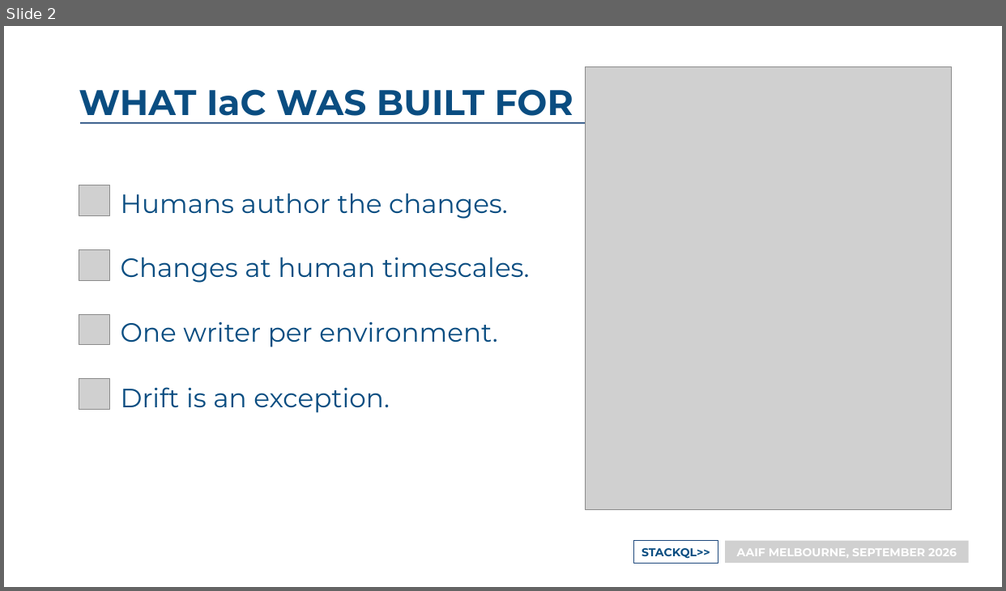
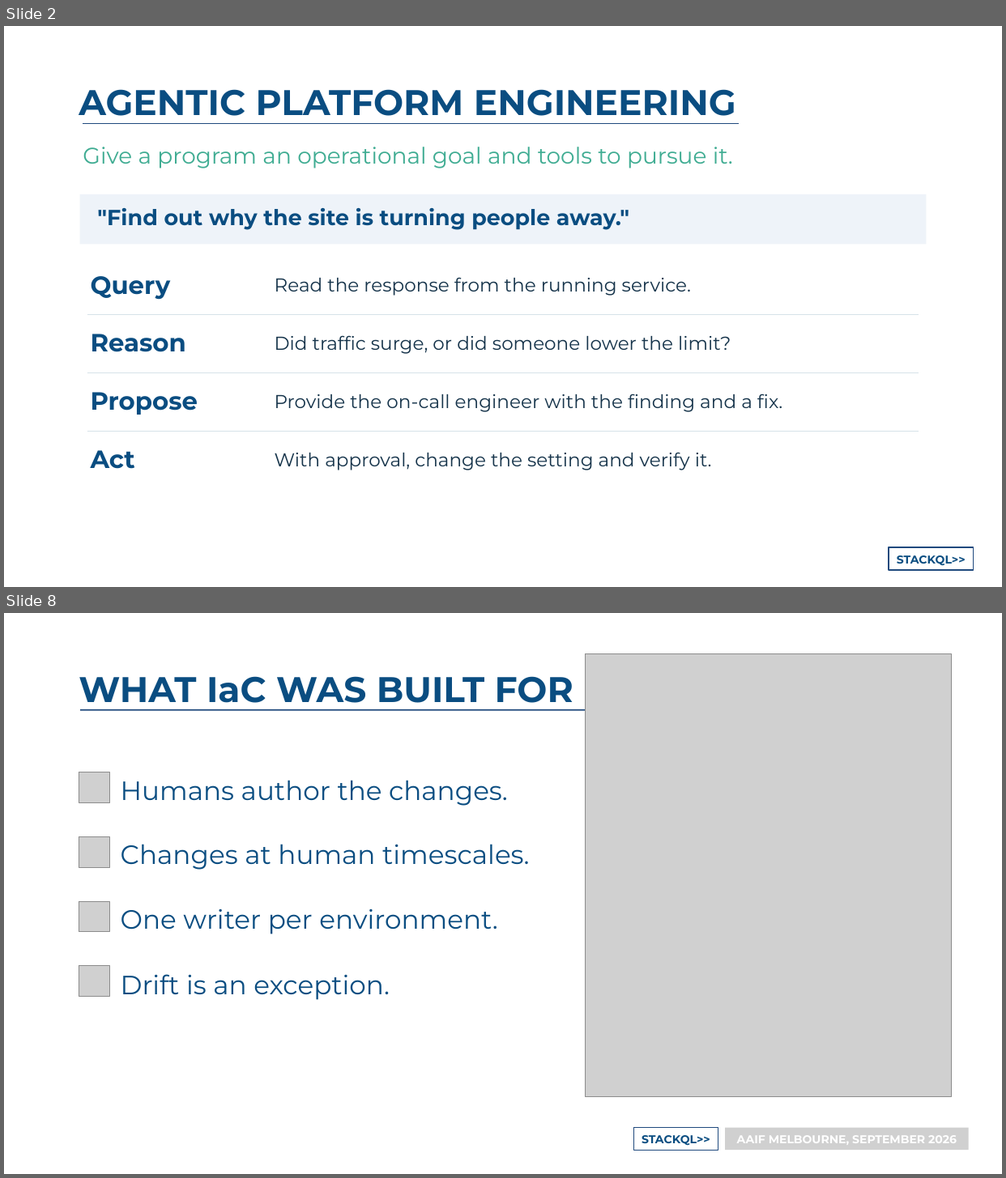
Before and after one commit to stackql-labs/agentic-platform-engineering, a slide deck: 12-26 AI Engineer/presentation/Query Before Mutation - AI Engineer Sydney 2026.pptx. Shown one above the other, each under a label of ours: slide 2 before the commit, slides 2 and 8 after it; the slides between them are not shown. The pictures are 1006x591 and 1006x1178 pixels, drawn with LibreOffice and Linux fonts; fonts in the diff are those of the drawing; grey boxes stand for pictures. Boxes give left, top, right and bottom in pixels: in the first picture for what was removed or moved away, otherwise in the second. Text is boxed around its words. In the diff, an @@ line names an element or a change of style, - is before the commit and + after.

```diff
--- a/12-26 AI Engineer/presentation/Query Before Mutation - AI Engineer Sydney 2026.pptx
+++ b/12-26 AI Engineer/presentation/Query Before Mutation - AI Engineer Sydney 2026.pptx
@@ slide 2 added at <box>4,26,1002,587</box>, background #FFFFFF @@
@@ text added at <box>79,89,736,124</box>, 56.5 pt, text #0A4D81, bold @@
+AGENTIC PLATFORM ENGINEERING
@@ line added from (83, 123) to (739, 123), #1F497D 2.25 pt @@
@@ text added at <box>83,147,733,169</box>, 36 pt, text #3FAC92 @@
+Give a program an operational goal and tools to pursue it.
@@ rectangle added at <box>80,194,926,244</box>, fill #EEF3F9 @@
@@ text added at <box>97,208,629,230</box>, 34.6 pt, text #0A4D81, bold @@
+"Find out why the site is turning people away."
@@ text added at <box>91,276,171,300</box>, 39.6 pt, text #0A4D81, bold @@
+Query
@@ text added at <box>275,277,691,296</box>, 29.7 pt, text #15334A @@
+Read the response from the running service.
@@ line added from (87, 315) to (919, 315), #D6E2E9 1.65 pt @@
@@ text added at <box>91,334,186,352</box>, 39.6 pt, text #0A4D81, bold @@
+Reason
@@ text added at <box>275,335,731,354</box>, 29.7 pt, text #15334A @@
+Did traffic surge, or did someone lower the limit?
@@ line added from (87, 373) to (919, 373), #D6E2E9 1.65 pt @@
@@ text added at <box>91,392,198,415</box>, 39.6 pt, text #0A4D81, bold @@
+Propose
@@ text added at <box>275,394,782,412</box>, 29.7 pt, text #15334A @@
+Provide the on-call engineer with the finding and a fix.
@@ line added from (87, 432) to (919, 432), #D6E2E9 1.65 pt @@
@@ text added at <box>91,450,135,469</box>, 39.6 pt, text #0A4D81, bold @@
+Act
@@ text added at <box>275,452,712,471</box>, 29.7 pt, text #15334A @@
+With approval, change the setting and verify it.
@@ rectangle added at <box>889,548,974,570</box>, outline #1F497D 1.5 pt, 18 pt, text #0A4D81, bold @@
+STACKQL>>
@@ what was slide 2 is now slide 8 @@
```
Also in this commit, not shown: 9 other slides added, 1 slide removed, 1 other file.
